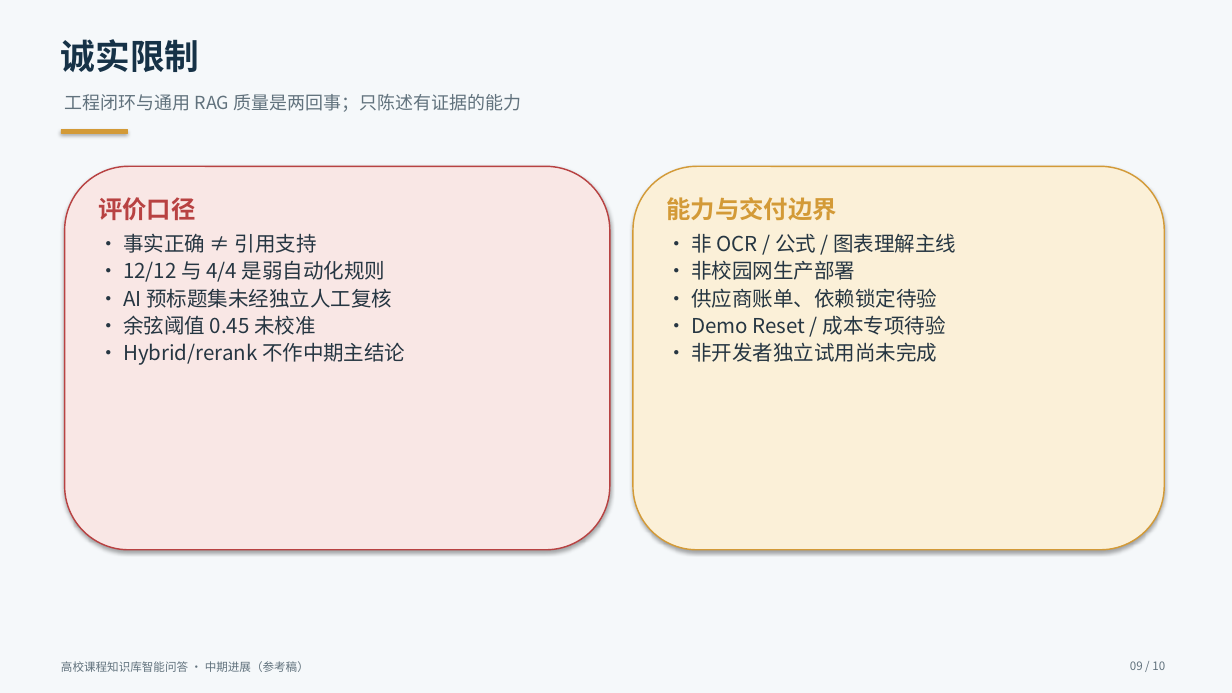
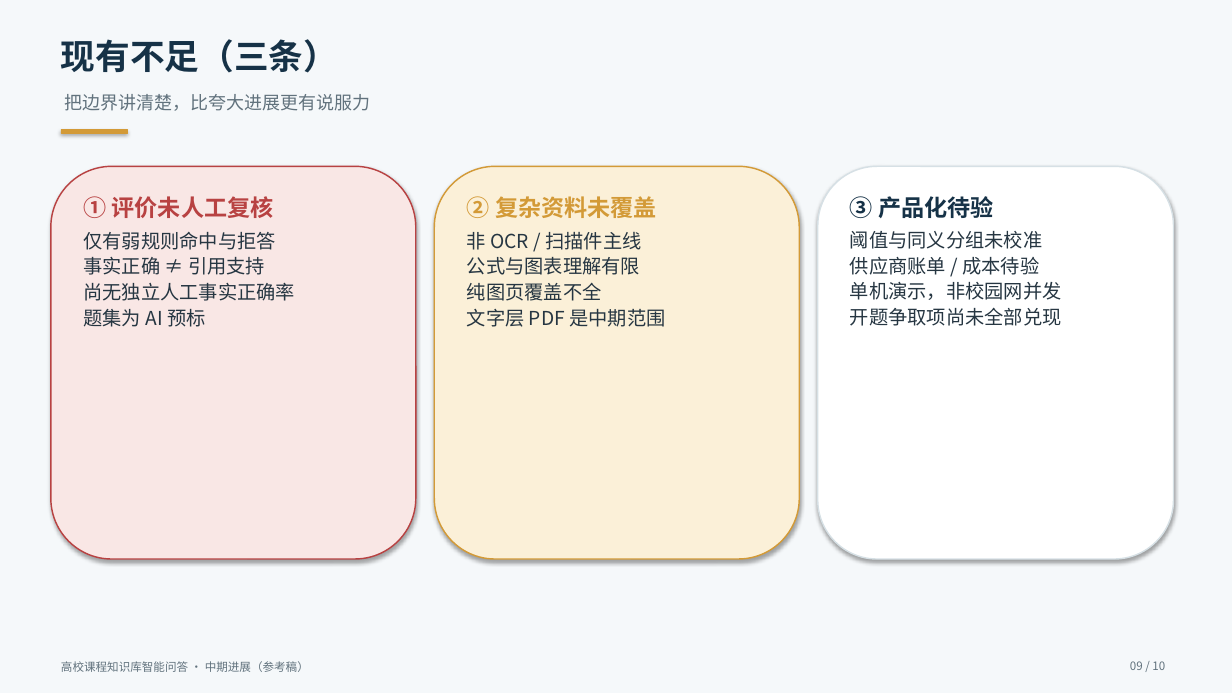
Before and after one commit to lhs1695/univ-course-rag, a slide deck: slide 9 of 中期答辩材料/汇报PPT/中期汇报-v5.pptx. Drawn at 1232x693 pixels with LibreOffice and Linux fonts; fonts in the diff are those of the drawing. Boxes give left, top, right and bottom in pixels: in the first picture for what was removed or moved away, otherwise in the second. Text is boxed around its words. In the diff, an @@ line names an element or a change of style, - is before the commit and + after.

```diff
--- a/中期答辩材料/汇报PPT/中期汇报-v5.pptx
+++ b/中期答辩材料/汇报PPT/中期汇报-v5.pptx
@@ text at (x1=61, y1=39, x2=338, y2=73): text changed @@
-诚实限制
+现有不足（三条）
@@ text at (x1=65, y1=94, x2=371, y2=111): text changed @@
-工程闭环与通用 RAG 质量是两回事；只陈述有证据的能力
+把边界讲清楚，比夸大进展更有说服力
@@ rounded rectangle "① 评价未人工复核" resized from (x1=65, y1=166, x2=610, y2=550) to (x1=51, y1=166, x2=416, y2=559) @@
@@ rounded rectangle "② 复杂资料未覆盖" resized from (x1=633, y1=166, x2=1165, y2=550) to (x1=434, y1=166, x2=799, y2=559) @@
@@ rounded rectangle added at (x1=818, y1=166, x2=1174, y2=559), fill #FFFFFF, outline #D6E0E5 1.1 pt, 15 pt, text #263642 @@
+③ 产品化待验
+阈值与同义分组未校准
+供应商账单 / 成本待验
+单机演示，非校园网并发
+开题争取项尚未全部兑现
@@ text in rounded rectangle at (x1=83, y1=196, x2=295, y2=327): text changed; size 16 to 15 pt @@
-评价口径
-• 事实正确 ≠ 引用支持
-• 12/12 与 4/4 是弱自动化规则
-• AI 预标题集未经独立人工复核
-• 余弦阈值 0.45 未校准
-• Hybrid/rerank 不作中期主结论
+① 评价未人工复核
+仅有弱规则命中与拒答
+事实正确 ≠ 引用支持
+尚无独立人工事实正确率
+题集为 AI 预标
@@ text in rounded rectangle at (x1=467, y1=196, x2=665, y2=327): text changed; size 16 to 15 pt @@
-能力与交付边界
-• 非 OCR / 公式 / 图表理解主线
-• 非校园网生产部署
-• 供应商账单、依赖锁定待验
-• Demo Reset / 成本专项待验
-• 非开发者独立试用尚未完成
+② 复杂资料未覆盖
+非 OCR / 扫描件主线
+公式与图表理解有限
+纯图页覆盖不全
+文字层 PDF 是中期范围
```
Also in this commit, not shown: 1 other slide changed, 1 slide added, 1 slide removed, 18 other files.
